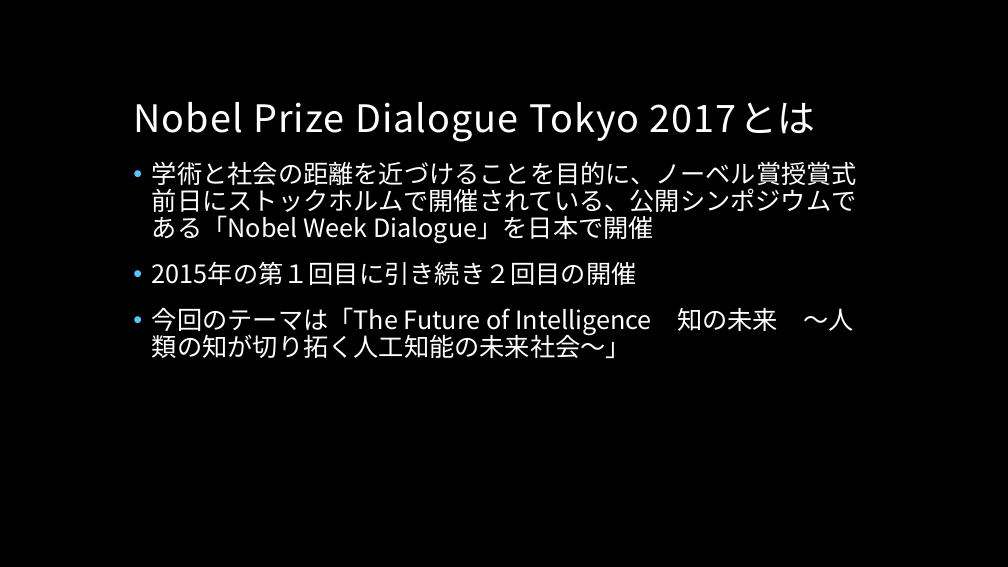
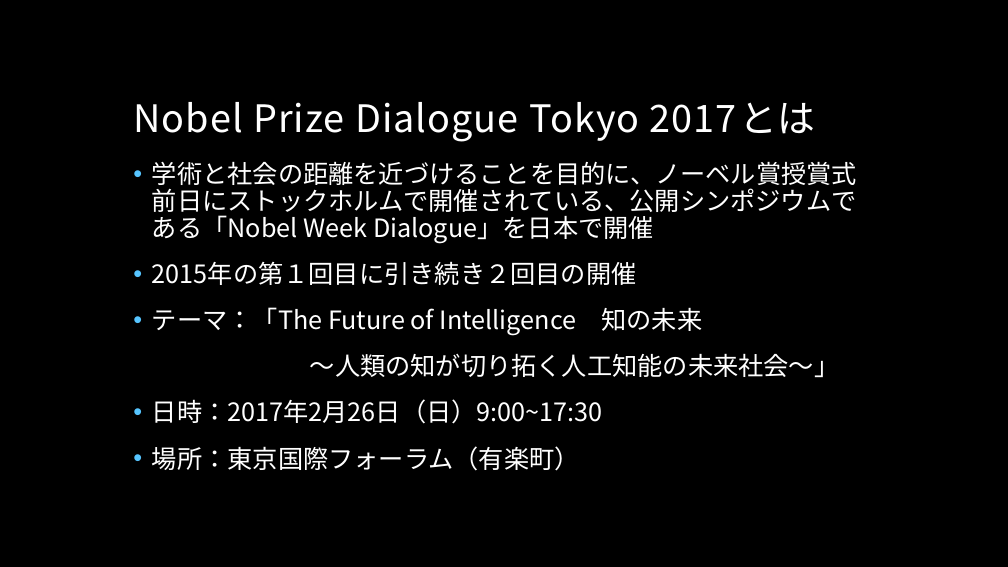
Before and after one commit to fujiichi/AISECjp9, a slide deck: slide 3 of AISECjp#9 LT Nobel Prize Dialogue Tokyo 2017.pptx (slide 2 before the commit). Drawn at 1008x567 pixels with LibreOffice and Linux fonts; fonts in the diff are those of the drawing; background and template pictures are left out. Boxes give left, top, right and bottom in pixels: in the first picture for what was removed or moved away, otherwise in the second. Text is boxed around its words. In the diff, an @@ line names an element or a change of style, - is before the commit and + after.

```diff
--- a/AISECjp#9 LT Nobel Prize Dialogue Tokyo 2017.pptx
+++ b/AISECjp#9 LT Nobel Prize Dialogue Tokyo 2017.pptx
@@ text at box(152, 307, 839, 471): text changed @@
-• 今回のテーマは「The Future of Intelligence 知の未来 ～人類の知が切り拓く人工知能の未来社会～」
+• テーマ：「The Future of Intelligence 知の未来
+～人類の知が切り拓く人工知能の未来社会～」
+• 日時：2017年2月26日（日）9:00~17:30
+• 場所：東京国際フォーラム（有楽町）
```
Also in this commit, not shown: 6 other slides changed, 8 slides added.
